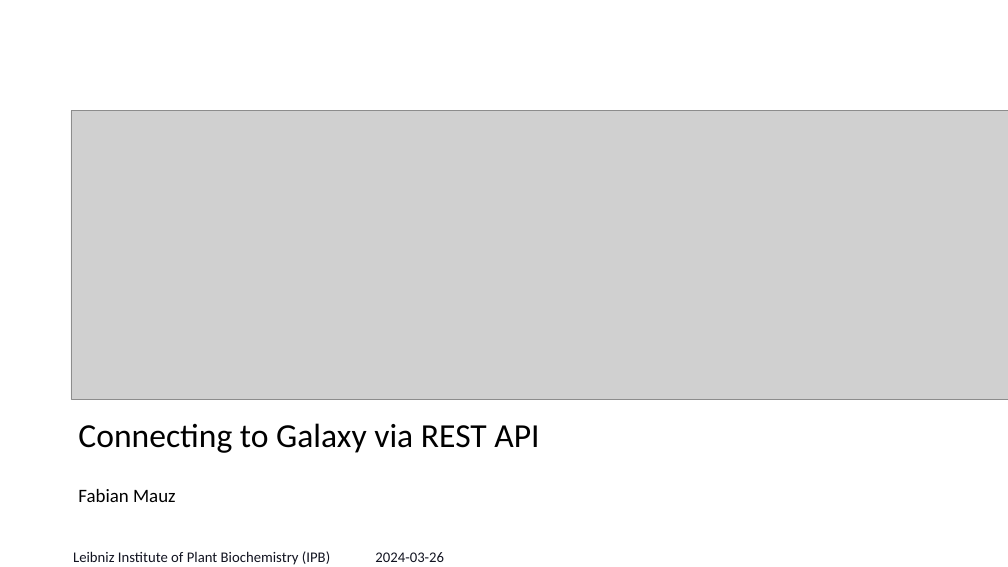
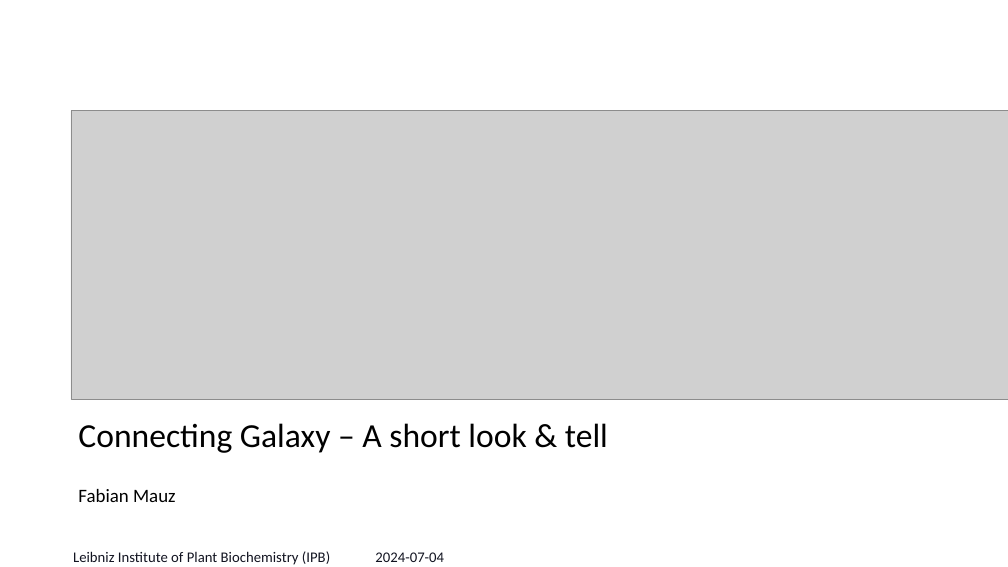
Before and after one commit to FabianMauz/ipb-talk-galaxy-api-20240704, a slide deck: slide 1 of talk/20240704_galaxy-api.pptx. Drawn at 1008x567 pixels with LibreOffice and Linux fonts; fonts in the diff are those of the drawing; grey boxes stand for pictures; background and template pictures are left out. Boxes give left, top, right and bottom in pixels: in the first picture for what was removed or moved away, otherwise in the second. Text is boxed around its words. In the diff, an @@ line names an element or a change of style, - is before the commit and + after.

Commit message:
update of slides

```diff
--- a/talk/20240704_galaxy-api.pptx
+++ b/talk/20240704_galaxy-api.pptx
@@ text at [78, 423, 608, 453]: text changed @@
-Connecting to Galaxy via REST API
+Connecting Galaxy – A short look & tell
@@ text at [73, 551, 444, 565]: text changed @@
-Leibniz Institute of Plant Biochemistry (IPB) 2024-03-26
+Leibniz Institute of Plant Biochemistry (IPB) 2024-07-04
```
Also in this commit, not shown: 8 other slides changed.
